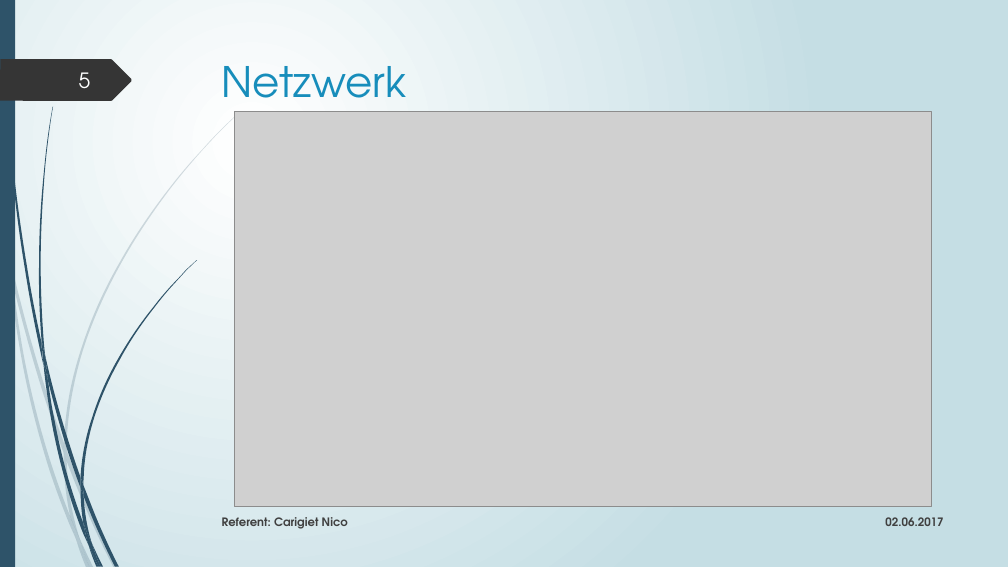
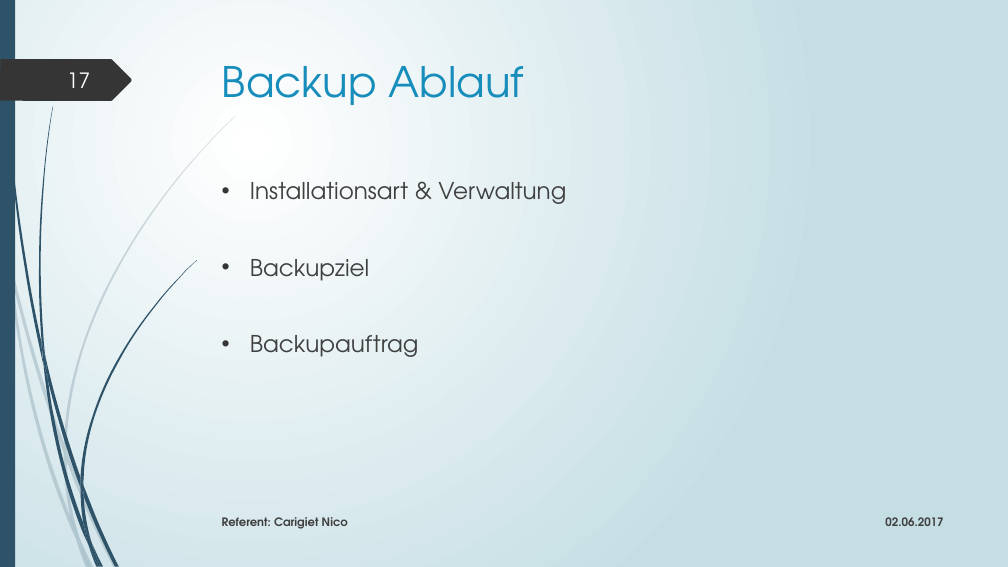
Before and after one commit to edecom/IPA, a slide deck: slide 17 of 4_Dokumente/48_Präsentation & Demonstration/IPA_Präsentation_Carigiet_Nico_20170529.pptx (slide 5 before the commit). Drawn at 1008x567 pixels with LibreOffice and Linux fonts; fonts in the diff are those of the drawing; grey boxes stand for pictures. Boxes give left, top, right and bottom in pixels: in the first picture for what was removed or moved away, otherwise in the second. Text is boxed around its words. In the diff, an @@ line names an element or a change of style, - is before the commit and + after.

```diff
--- a/4_Dokumente/48_Präsentation & Demonstration/IPA_Präsentation_Carigiet_Nico_20170529.pptx
+++ b/4_Dokumente/48_Präsentation & Demonstration/IPA_Präsentation_Carigiet_Nico_20170529.pptx
@@ page number at [67, 72, 90, 88]: text changed @@
-5
+17
@@ title at [222, 66, 524, 105]: text changed @@
-Netzwerk
+Backup Ablauf
@@ picture removed at [234, 112, 932, 507] @@
@@ text added at [250, 182, 566, 357], 22 pt, text #404040 @@
+• Installationsart & Verwaltung
+• Backupziel
+• Backupauftrag
```
Also in this commit, not shown: 7 other slides changed, 2 slides removed, 6 other files.
